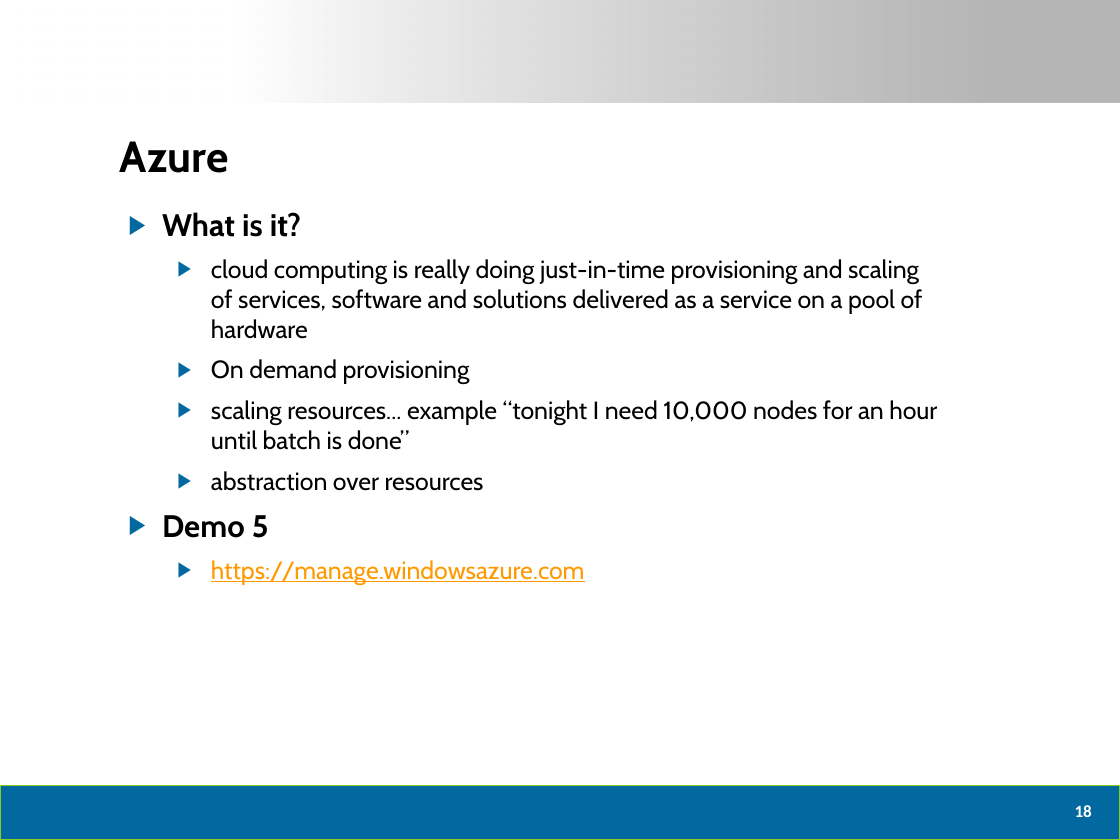
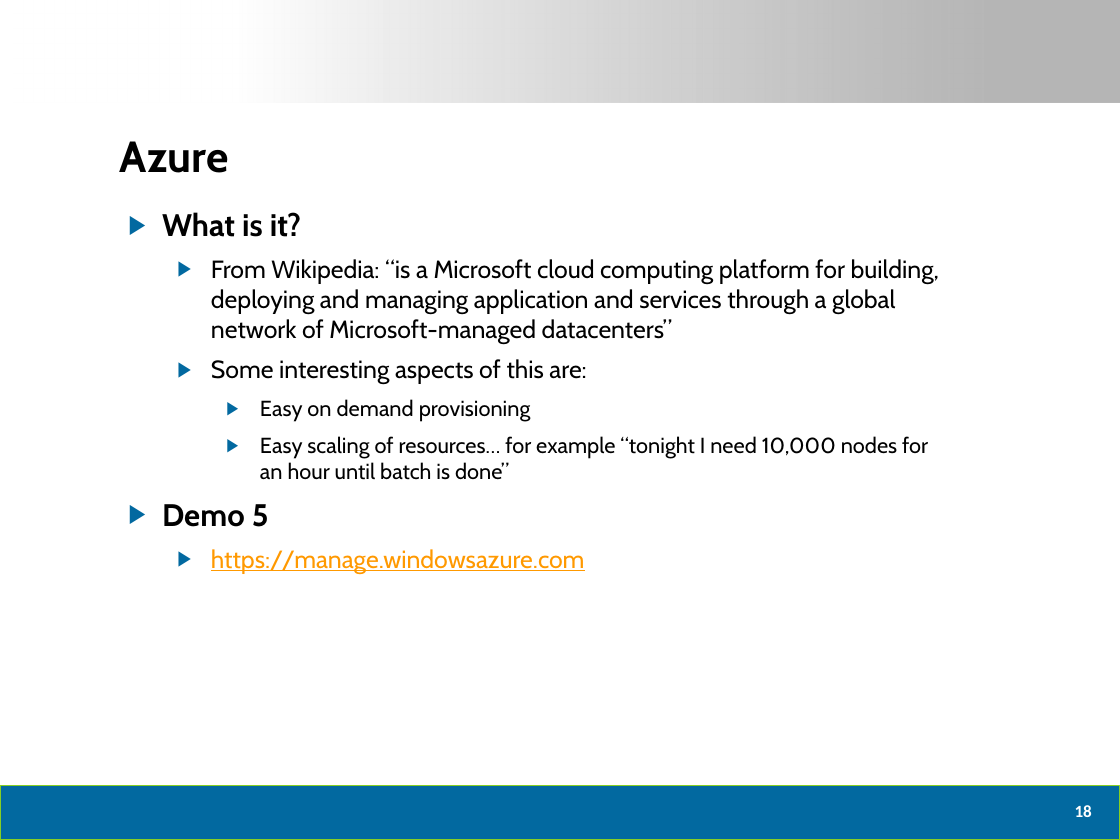
Before and after one commit to dtomyn/HTML5Demo1, a slide deck: slide 19 of Docs/2012 - Live360 Event Review (NEWER).pptx. Drawn at 1120x840 pixels with LibreOffice and Linux fonts; fonts in the diff are those of the drawing; background and template pictures are left out. Boxes give left, top, right and bottom in pixels: in the first picture for what was removed or moved away, otherwise in the second. Text is boxed around its words. In the diff, an @@ line names an element or a change of style, - is before the commit and + after.

```diff
--- a/Docs/2012 - Live360 Event Review (NEWER).pptx
+++ b/Docs/2012 - Live360 Event Review (NEWER).pptx
@@ text at <box>211,259,939,480</box>: text changed @@
-  ▶ cloud computing is really doing just-in-time provisioning and scaling of services, software and solutions delivered as a service on a pool of hardware
-  ▶ On demand provisioning
-  ▶ scaling resources... example “tonight I need 10,000 nodes for an hour until batch is done”
-  ▶ abstraction over resources
+  ▶ From Wikipedia: “is a Microsoft cloud computing platform for building, deploying and managing application and services through a global network of Microsoft-managed datacenters”
+  ▶ Some interesting aspects of this are:
+    ▶ Easy on demand provisioning
+    ▶ Easy scaling of resources… for example “tonight I need 10,000 nodes for an hour until batch is done”
```
Also in this commit, not shown: 2 other slides changed, 1 other file.
